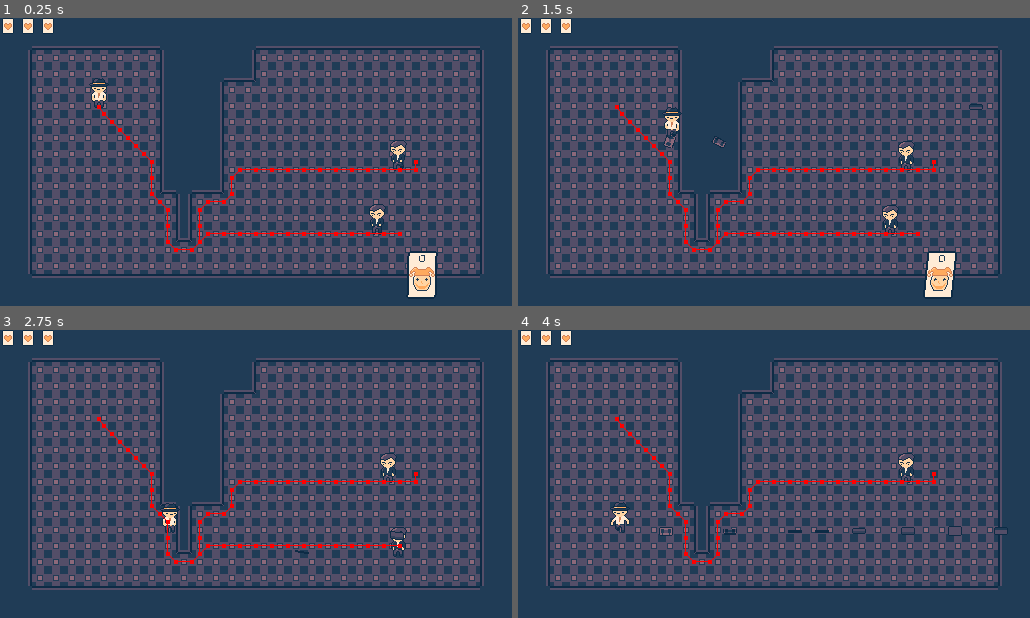
Above: before the commit, frames 1-4 (two rows, left to right).
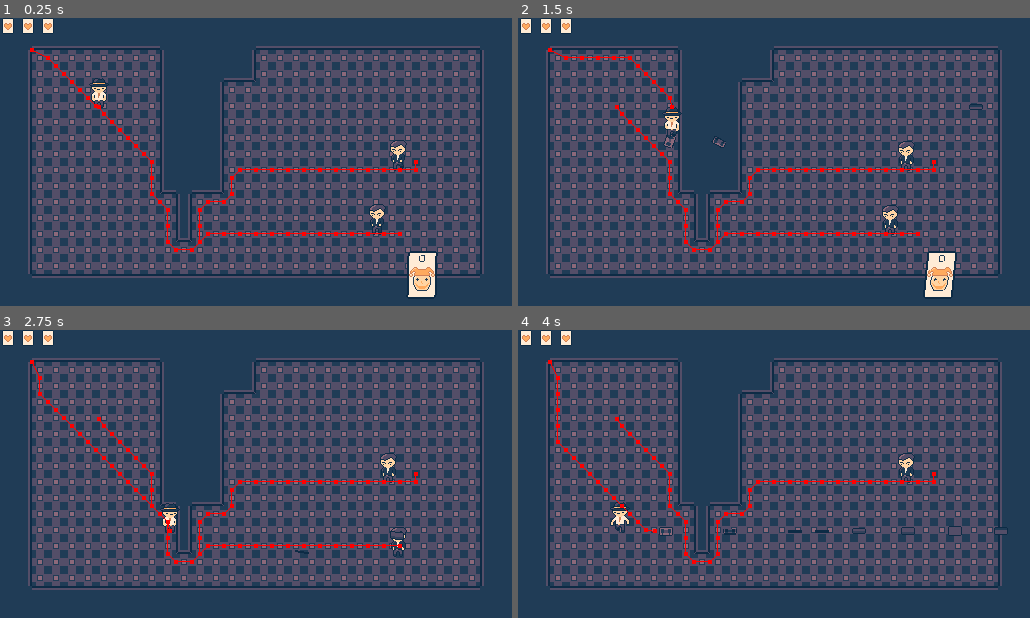
Above: after the commit, the same moments.

Repository: Inlufexer/Rogue-Tarot
Game: Godot game, scene res://scenes/levels/main.tscn
Same seed, same stepped clock (60 frames per second), same inputs: the game is played once before the commit and once after it.
Inputs (mouse positions are in pixels of both pictures, inside the frame that each line leads up to):
- Up to frame 1 (0.25 s): no input
- Up to frame 2 (1.5 s): tap Enter at 0.5 s; move the mouse to (886, 147) at 0.52 s; hold D (right) 0.53-1.28 s; click (886, 147) at 0.6 s; move the mouse to (671, 176) at 1.27 s; hold S (down) from 1.28 s (still down); tap E (tarot_ability) at 1.35 s
- Up to frame 3 (2.75 s): move the mouse to (307, 410) at 2.02 s; release S (down) at 2.03 s; hold D (right) from 2.03 s (still down); click (307, 410) at 2.1 s
- Up to frame 4 (4 s): move the mouse to (748, 531) at 2.77 s; release D (right) at 2.78 s; hold I (shoot_up) 2.78-3.53 s; tap E (tarot_ability) at 2.85 s; move the mouse to (927, 517) at 3.52 s; hold A (left) from 3.53 s (still down); click (927, 517) at 3.6 s

The runs differ from the first frame. In frame 1, 0.1% of the frame differs, in the area x 5-20%, y 10-32%; in frame 2, 0.2%; in frame 3, 0.2%; in frame 4, 0.3%, in the area x 5-28%, y 10-71%.

Commit message:
Ember Alert Pull Demo
Demo

Diff:
--- a/scenes/levels/main.tscn
+++ b/scenes/levels/main.tscn
@@ -127,3 +127,5 @@
 
 [node name="enemy2" parent="." instance=ExtResource("2_2vj2h")]
 position = Vector2(400, 216)
+
+[node name="enemy3" parent="." instance=ExtResource("2_2vj2h")]
